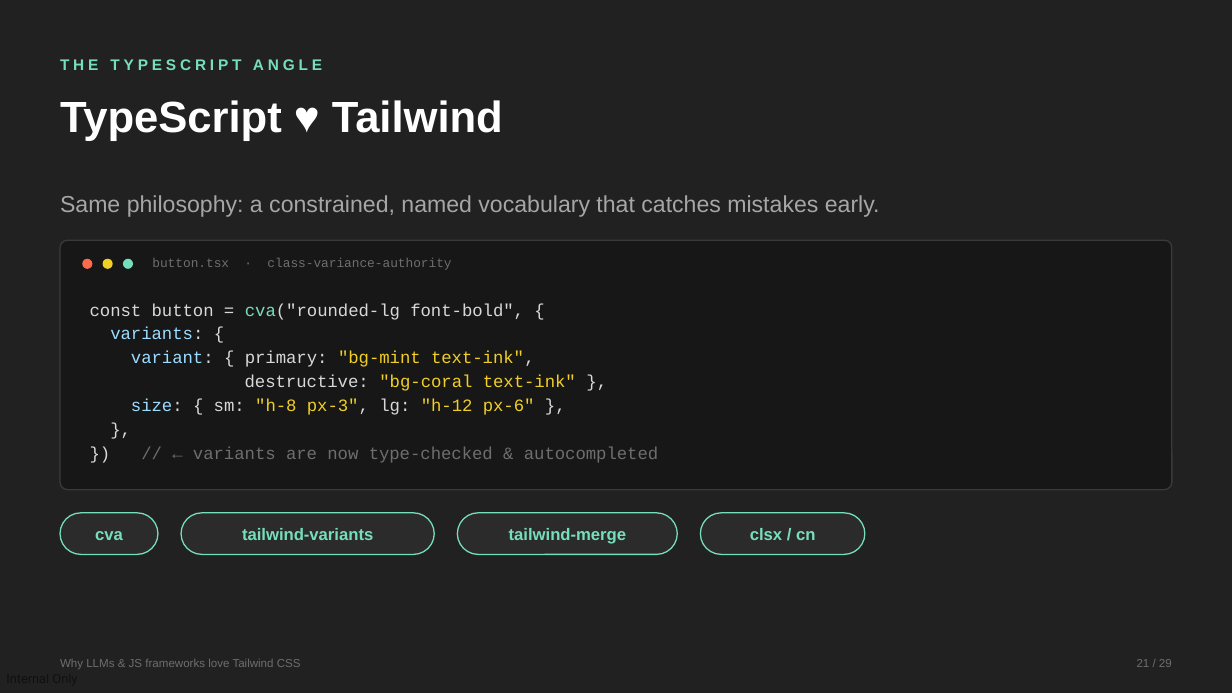
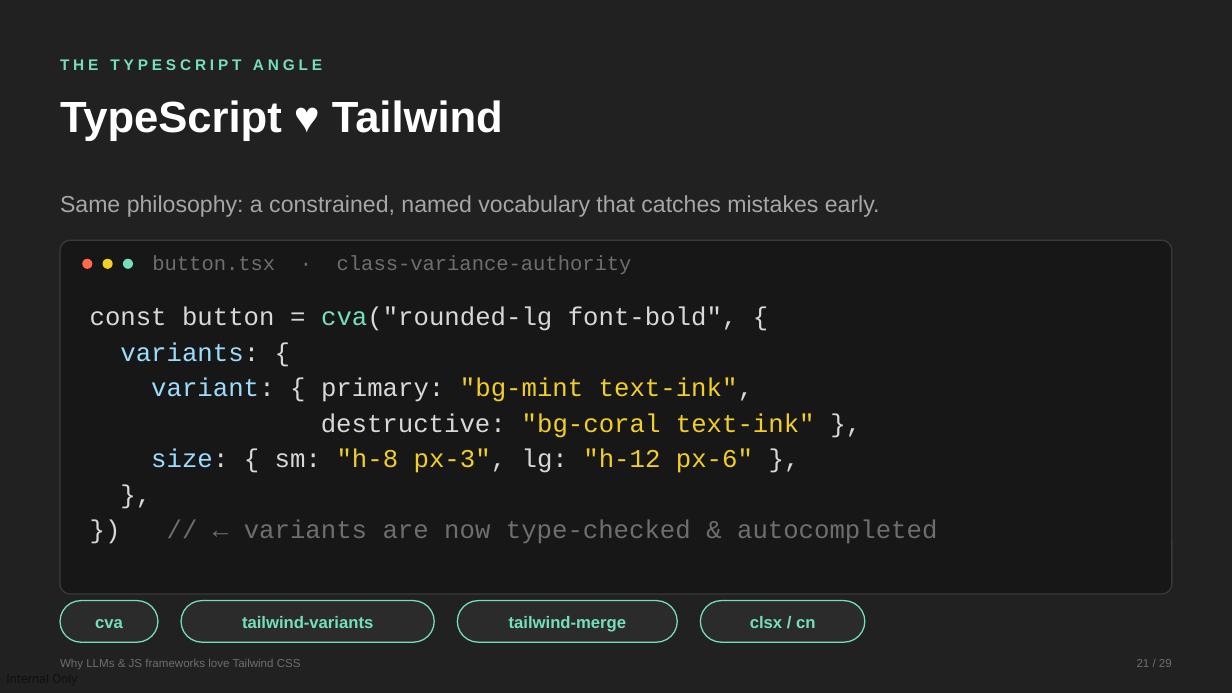
Before and after one commit to devlinduldulao/llm-loves-tailwind-and-js, a slide deck: slide 21 of why-llms-love-tailwind.pptx. Drawn at 1232x693 pixels with LibreOffice and Linux fonts; fonts in the diff are those of the drawing. Boxes give left, top, right and bottom in pixels: in the first picture for what was removed or moved away, otherwise in the second. Text is boxed around its words. In the diff, an @@ line names an element or a change of style, - is before the commit and + after.

```diff
--- a/why-llms-love-tailwind.pptx
+++ b/why-llms-love-tailwind.pptx
@@ rounded rectangle: place and size @@
-rounded rectangle at bbox=[60, 240, 1172, 490]
+rounded rectangle at bbox=[60, 240, 1172, 594]
@@ text "button.tsx · class-variance-authority" at bbox=[152, 256, 632, 274]: size 10 to 16 pt @@
@@ text "const button = cva("rounded-lg font-bold", ..." at bbox=[90, 307, 937, 543]: size 13.5 to 20 pt @@
@@ 4 texts, 4 rounded rectangles: place and size @@
-4 texts, 4 rounded rectangles at bbox=[60, 513, 865, 555]
+4 texts, 4 rounded rectangles at bbox=[60, 601, 865, 642]
```
Also in this commit, not shown: 22 other slides changed, 1 slide added, 1 other file.
